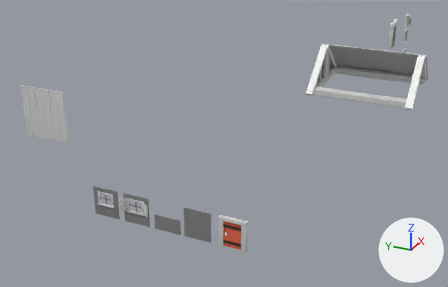
Renders of the Blender file Project/Blender/HouseParts.blend from each side of a commit.
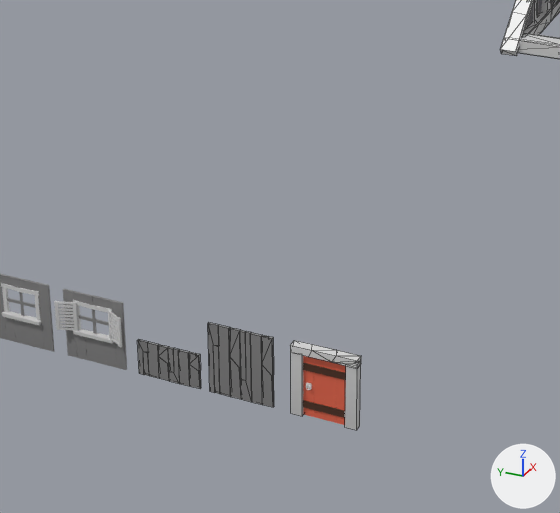
There are two pictures of each version: one whole from a 50 mm lens placed at (-48.02, -6.92, 15.51), pointed at (-11.91, 9.33, -2.54), one close up on the part from 22% to 74% of the width and 25% to 100% of the height. The axes (+X, +Y, +Z) are drawn at lower right. The lights are the same throughout. The close-ups show mesh edges as thin lines.

Objects in the first close-up: 'Door_02.001', 'Door_02.004', 'Door_02.005', 'Door_02.006', 'Roof_02', 'Wall', 'Wall.001', 'Window', 'Window.001', 'WindowDoorL'.
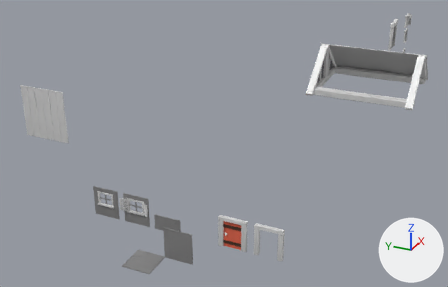
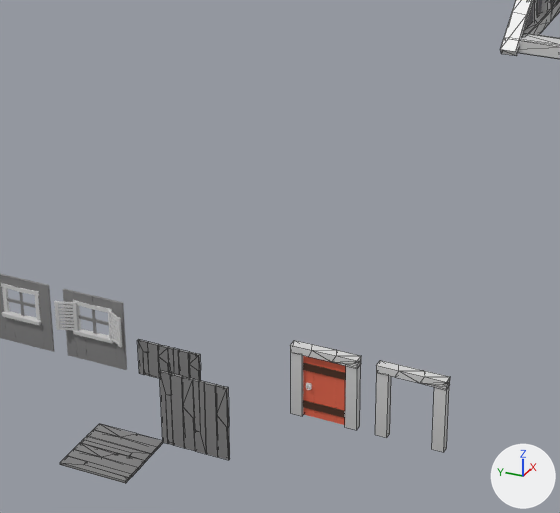
Where the newer file only moved an object's origin or applied its transform, the numbers keep the older frame.

The change, as a list of edits to the scene's bpy script:
```text
Change me_cube_002:
    where me_cube_002.from_pydata(...)  # 82 vertices, 96 faces; spans x -0.85..0.85, y 0.0..1.9, z -0.04..0.02
    used by ob_door_02_001; location = (-20.94, 6.94, -4.42); rotation_euler = (1.571, 0.0, -1.571), in degrees (90, 0, -90)
    me_cube_002 part 1: the whole mesh is moved by (0.85, 0.0, 0.01)
Add me_cube_003:
    me_cube_003.from_pydata(...)  # 82 vertices, 96 faces; spans x 0.0..1.7, y -1.71..0.0, z -0.01..0.06
    me_cube_003.materials.append(mat_material_01_001)  # picture img_texture_01_png_002
Add me_cube_001:
    me_cube_001.from_pydata(...)  # 36 vertices, 42 faces; spans x 0.0..1.68, y 0.0..1.9, z -0.12..0.12
    me_cube_001.materials.append(mat_material_01_001)  # picture img_texture_01_png_002
Change ob_door_02_001:
    ob_door_02_001.location: (-20.94, 6.94, -4.42) -> (-23.26, 7.79, -4.42)
Add ob_woodenground:
    ob_woodenground = bpy.data.objects.new('WoodenGround', me_cube_003)
    ob_woodenground.location = (-24.96, 9.5, -4.44)
Add ob_door_02_002:
    ob_door_02_002 = bpy.data.objects.new('Door_02.002', me_cube_001)
    ob_door_02_002.location = (-20.92, 3.44, -4.41)
    ob_door_02_002.rotation_euler = (1.571, 0.0, -1.571)  # degrees (90, 0, -90)
```

Changed parts and their boxes (x1, y1, x2, y2) in the close-ups (560 x 513 px):
'Door_02.001', moved
    before: (208, 323, 274, 407)
    after: (159, 371, 230, 460)
'WoodenGround', added
    after: (60, 424, 163, 484)
'Door_02.002', added
    after: (375, 360, 450, 452)
